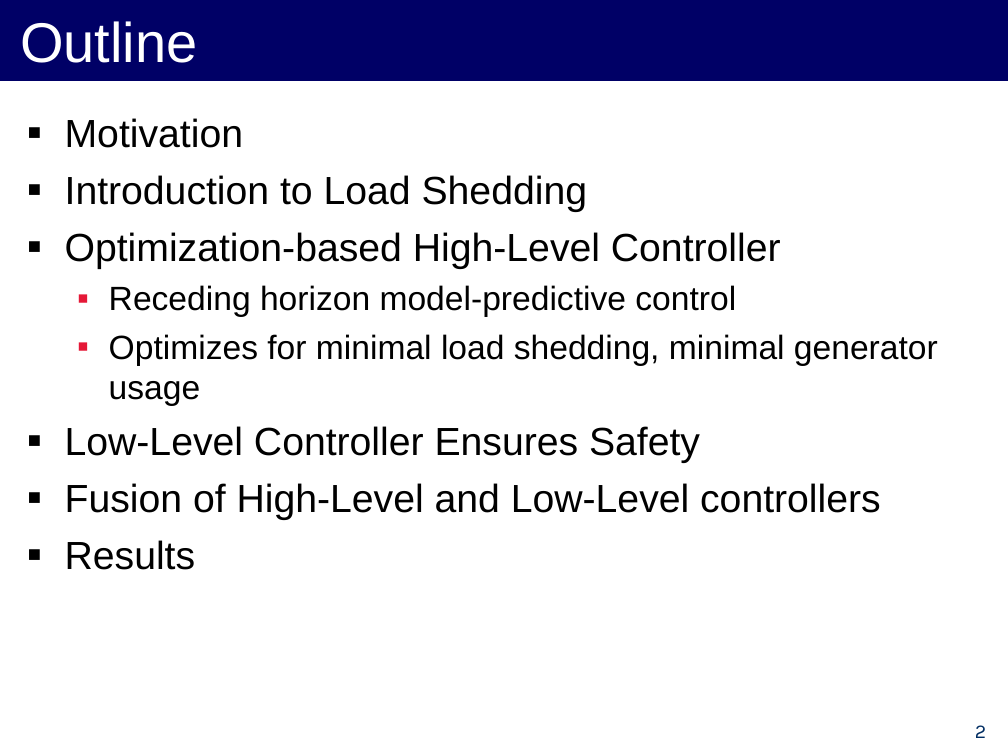
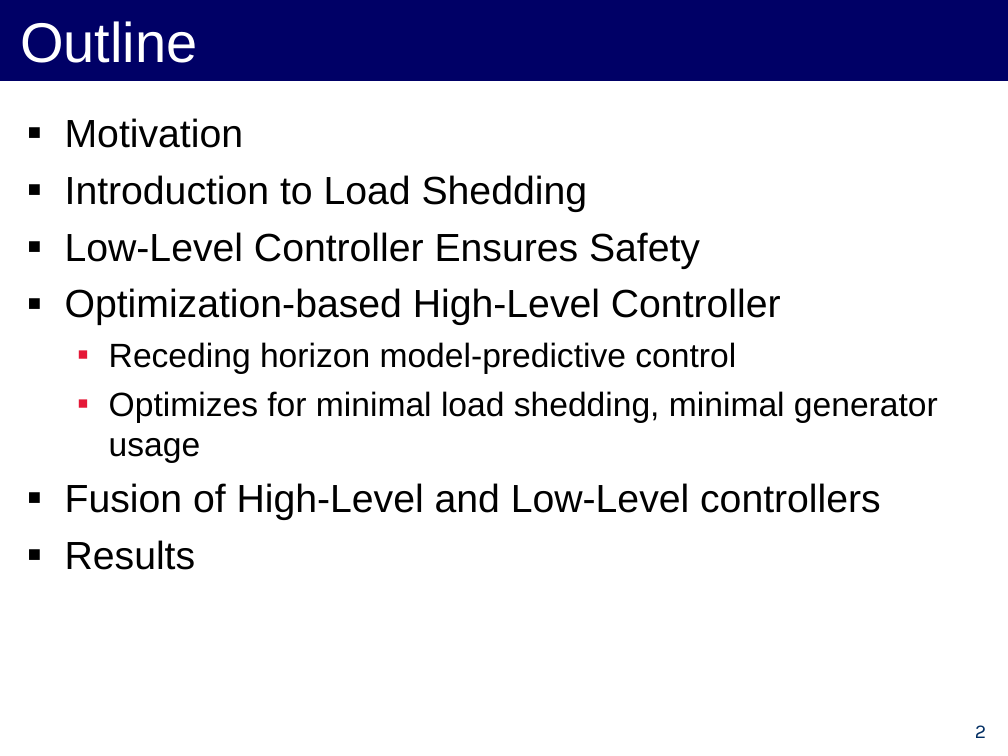
Before and after one commit to forresti/optimal_load_management, a slide deck: slide 2 of project/12-3-12_Presentation.ppt. Drawn at 1008x756 pixels with LibreOffice and Linux fonts; fonts in the diff are those of the drawing. Boxes give left, top, right and bottom in pixels: in the first picture for what was removed or moved away, otherwise in the second. Text is boxed around its words. In the diff, an @@ line names an element or a change of style, - is before the commit and + after.

```diff
--- a/project/12-3-12_Presentation.ppt
+++ b/project/12-3-12_Presentation.ppt
@@ text at (65, 232, 700, 269): paragraph added @@
+▪ Low-Level Controller Ensures Safety
@@ text at (65, 426, 700, 463): paragraph removed @@
-▪ Low-Level Controller Ensures Safety
```
Also in this commit, not shown: 3 other slides changed.
